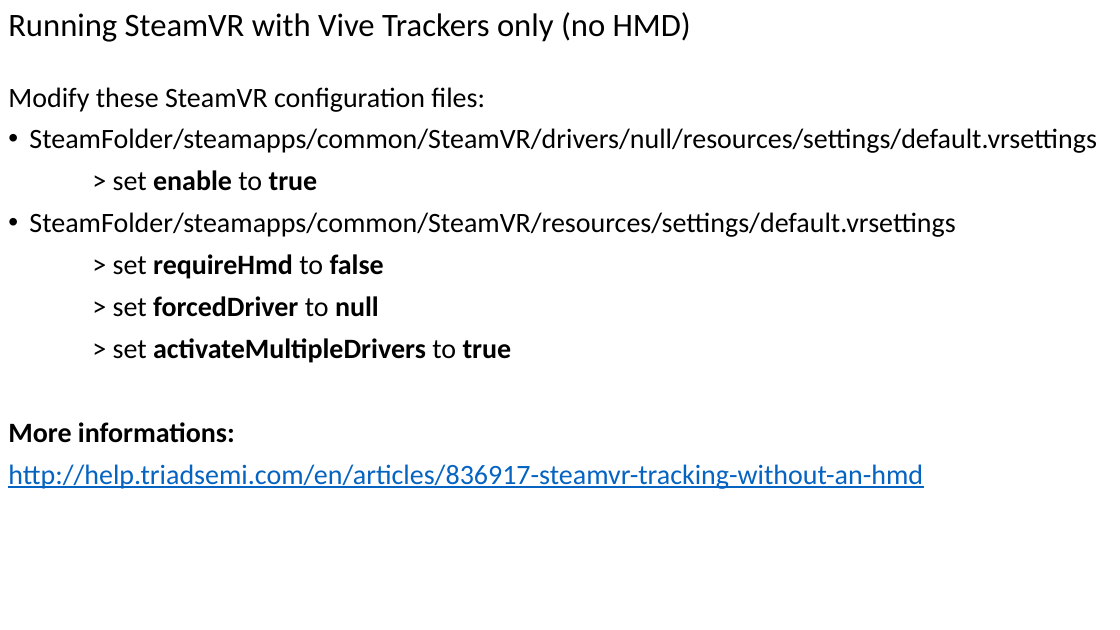
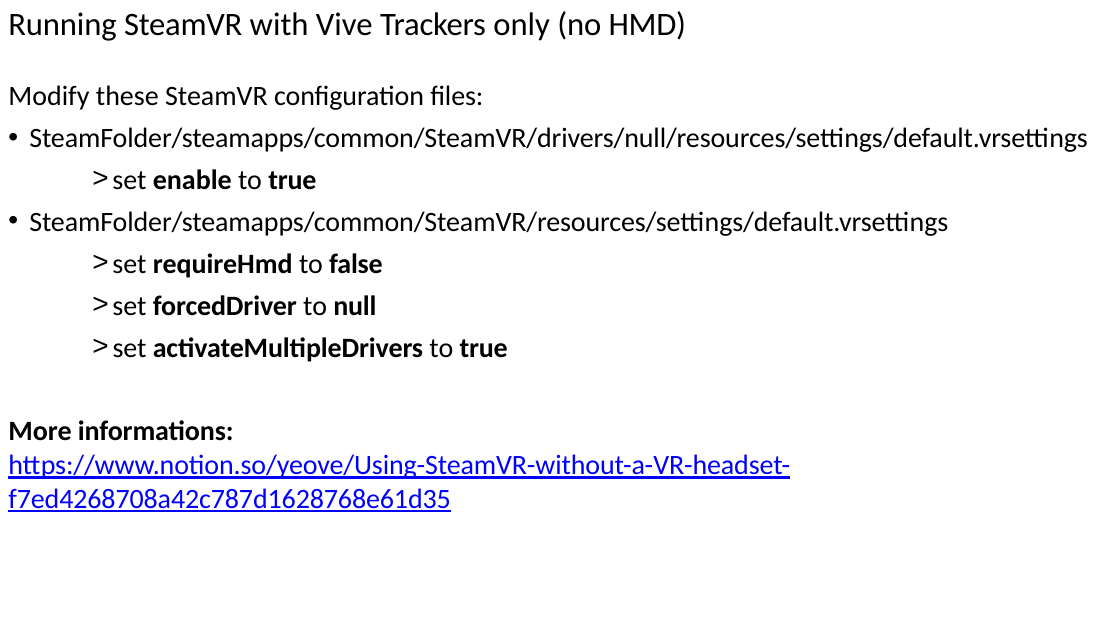
Before and after one commit to ebadier/ViveTrackers, a slide deck: slide 7 of Doc/ViveTrackersDocumentation.pptx. Drawn at 1120x630 pixels with LibreOffice and Linux fonts; fonts in the diff are those of the drawing. Boxes give left, top, right and bottom in pixels: in the first picture for what was removed or moved away, otherwise in the second. Text is boxed around its words. In the diff, an @@ line names an element or a change of style, - is before the commit and + after.

```diff
--- a/Doc/ViveTrackersDocumentation.pptx
+++ b/Doc/ViveTrackersDocumentation.pptx
@@ title "Running SteamVR with Vive Trackers ..." at [8, 11, 686, 41]: letter spacing 0 to -0.1 pt in "Running (no"; letter spacing 0 to -0.2 pt in "SteamVR Trackers HMD)"; indent changed @@
@@ text at [8, 85, 1088, 441]: letter spacing 0 to -0.1 pt in "configuration files:", "SteamFolder/steamapps/common/SteamVR/drivers/null/resources/ ...", "SteamFolder/steamapps/common/SteamVR/resources/settings/defa ...", "informations:"; indent changed; line spacing 0.9 to 1; less space between paragraphs @@
@@ text at [112, 169, 316, 190]: text changed @@
-  > set enable to true
+  > set enable to true
@@ text at [112, 253, 508, 362]: text changed @@
-> set requireHmd to false
-> set forcedDriver to null
-> set activateMultipleDrivers to true
+  > set requireHmd to false
+  > set forcedDriver to null
+  > set activateMultipleDrivers to true
@@ text at [8, 454, 790, 512]: text changed; text colour #0563C1 to #0000FF @@
-http://help.triadsemi.com/en/articles/836917-steamvr-tracking-without-an-hmd
+https://www.notion.so/yeove/Using-SteamVR-without-a-VR-headset- f7ed4268708a42c787d1628768e61d35
```
Also in this commit, not shown: 11 other slides changed, 1 other file.
